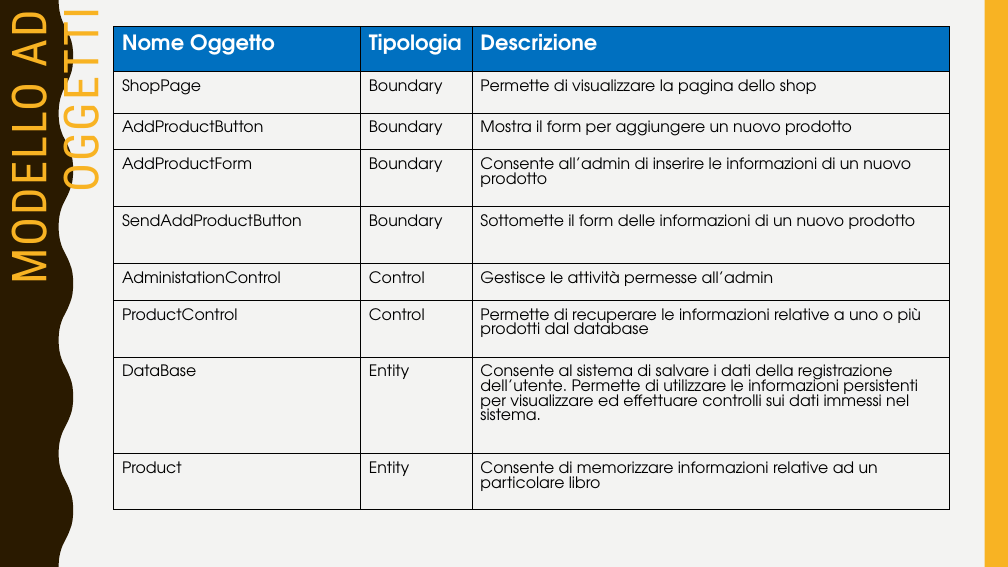
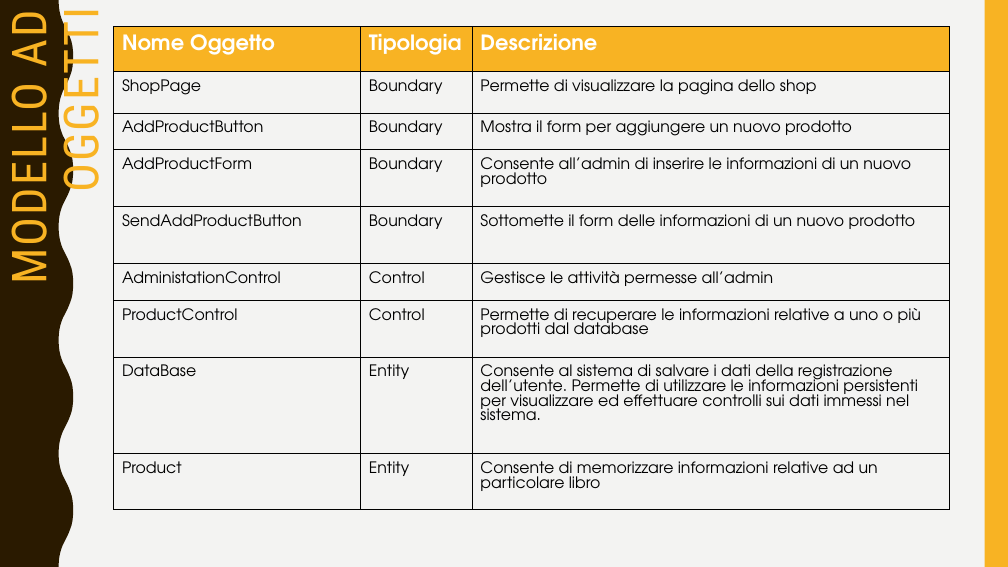
Before and after one commit to sfarina12/NC_05, a slide deck: slide 15 of Presentazione_Prima consegna/presentazione PrimaConsegna.pptx (slide 9 before the commit). Drawn at 1008x567 pixels with LibreOffice and Linux fonts; fonts in the diff are those of the drawing. Boxes give left, top, right and bottom in pixels: in the first picture for what was removed or moved away, otherwise in the second. Text is boxed around its words. In the diff, an @@ line names an element or a change of style, - is before the commit and + after.

```diff
--- a/Presentazione_Prima consegna/presentazione PrimaConsegna.pptx
+++ b/Presentazione_Prima consegna/presentazione PrimaConsegna.pptx
@@ table at (113, 26, 951, 510) @@
@@ fill #0070C0 to #F8B323 in row 1 @@
```
Also in this commit, not shown: 6 other slides changed, 1 slide added, 1 slide removed, 1 other file.
